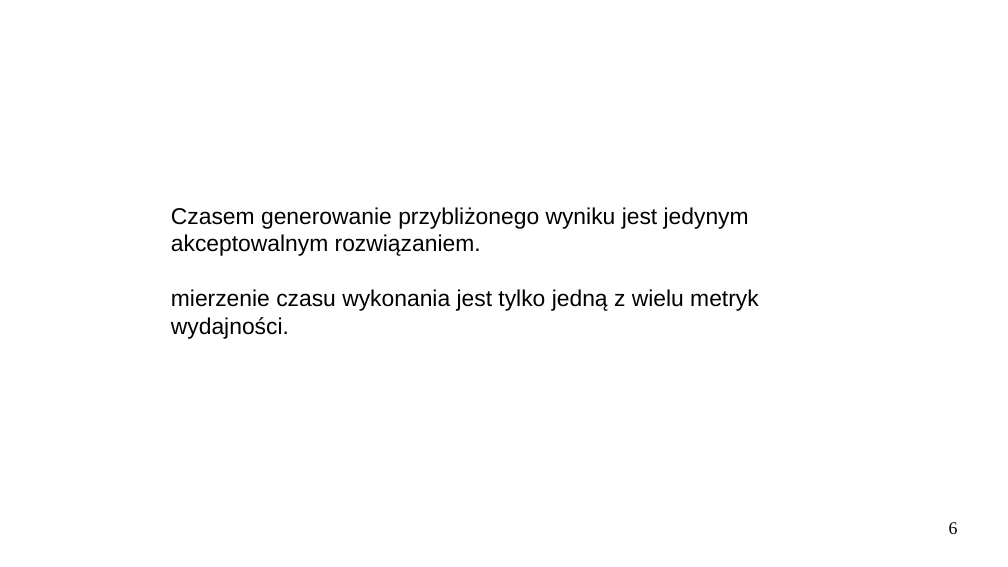
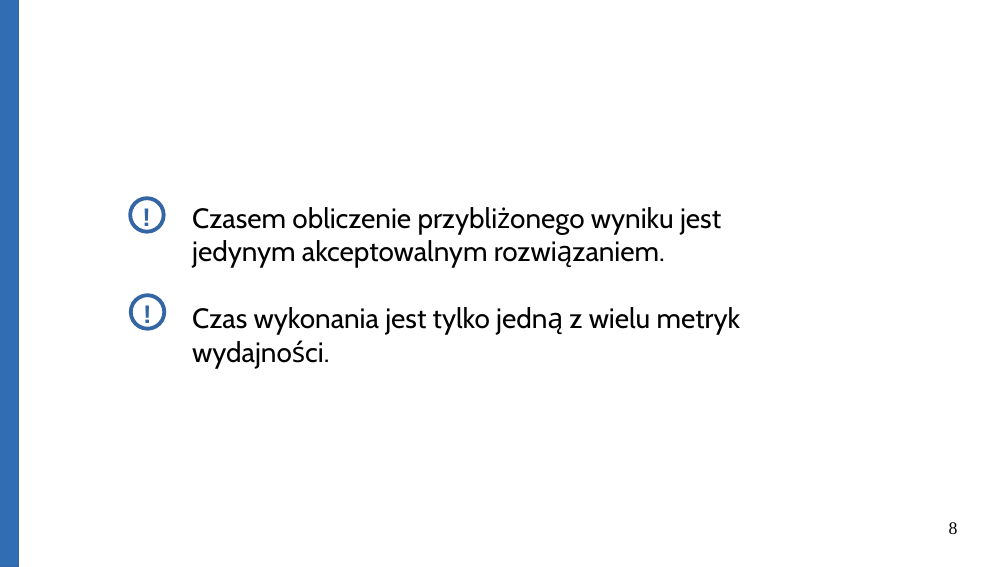
Before and after one commit to Michael-Wisniewski/algorithmic-workshop, a slide deck: slide 8 of gotowa.odp (slide 6 before the commit). Drawn at 1008x567 pixels with LibreOffice and Linux fonts; fonts in the diff are those of the drawing. Boxes give left, top, right and bottom in pixels: in the first picture for what was removed or moved away, otherwise in the second. Text is boxed around its words. In the diff, an @@ line names an element or a change of style, - is before the commit and + after.

Commit message:
Update presentation.

```diff
--- a/gotowa.odp
+++ b/gotowa.odp
@@ rectangle added at [0,0,18,567], fill #306DB3, outline #3465A4 0 pt @@
@@ ellipse added at [130,198,164,232], fill #FFFFFF, outline #3465A4 3 pt @@
@@ text added at [134,197,160,234], 20 pt, text #3465A4 @@
+!
@@ text added at [134,197,159,234], 20 pt, text #3465A4, bold @@
+!
@@ text at [192,207,741,335]: text changed; size 18 to 22 pt; font Arial to Cabin @@
-Czasem generowanie przybliżonego wyniku jest jedynym akceptowalnym rozwiązaniem.
-mierzenie czasu wykonania jest tylko jedną z wielu metryk wydajności.
+Czasem obliczenie przybliżonego wyniku jest jedynym akceptowalnym rozwiązaniem.
+Czas wykonania jest tylko jedną z wielu metryk wydajności.
@@ ellipse added at [131,295,165,329], fill #FFFFFF, outline #3465A4 3 pt @@
@@ text added at [134,294,160,331], 20 pt, text #3465A4, bold @@
+!
@@ text added at [135,294,161,331], 20 pt, text #3465A4 @@
+!
@@ page number at [949,522,958,534]: text changed @@
-6
+8
```
Also in this commit, not shown: 1 other slide changed, 2 slides added, 1 other file.
